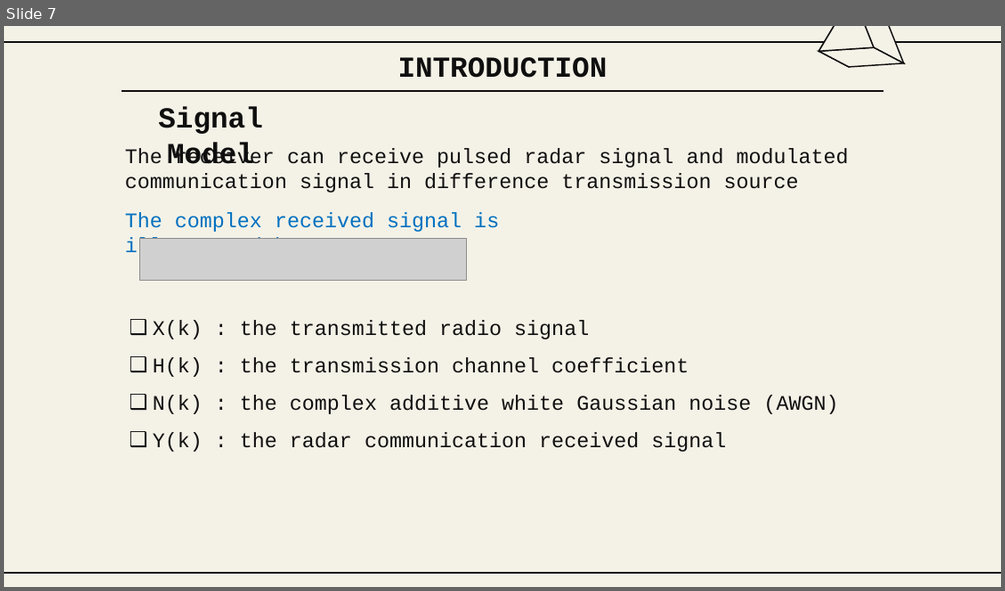
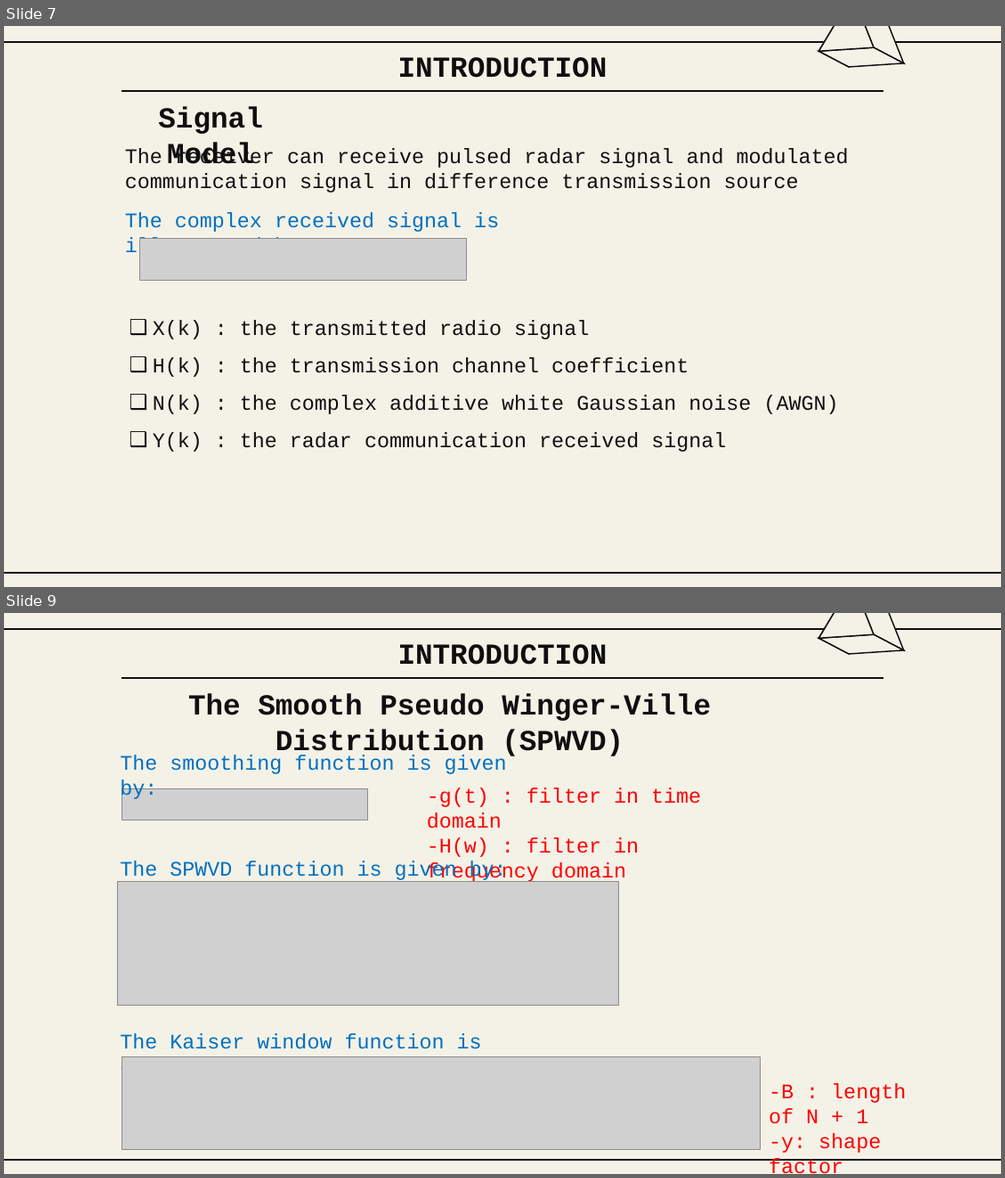
Before and after one commit to Winxkin/hcmute_master, a slide deck: semeter1/DSP/Final_HND.PPTX. Shown one above the other, each under a label of ours: slide 7 before the commit, slides 7 and 9 after it; the slides between them are not shown. The pictures are 1005x591 and 1005x1178 pixels, drawn with LibreOffice and Linux fonts; fonts in the diff are those of the drawing; grey boxes stand for pictures; background and template pictures are left out. Boxes give left, top, right and bottom in pixels: in the first picture for what was removed or moved away, otherwise in the second. Text is boxed around its words. In the diff, an @@ line names an element or a change of style, - is before the commit and + after.

```diff
--- a/semeter1/DSP/Final_HND.PPTX
+++ b/semeter1/DSP/Final_HND.PPTX
@@ slide 9 added at <box>4,613,1001,1174</box>, background #F4F2E7; not listed: 2 template elements that a slide beside it also shows @@
@@ group added at <box>819,613,905,654</box>: 4 freeform shapes @@
@@ title added at <box>398,644,607,665</box>, 28 pt, text #100F0F, bold @@
+INTRODUCTION
@@ line added from (121, 678) to (883, 678), #100F0F 1.5 pt @@
@@ text added at <box>188,694,711,758</box>, 28 pt, text #100F0F, bold @@
+The Smooth Pseudo Winger-Ville Distribution (SPWVD)
@@ text added at <box>120,755,507,801</box>, 20 pt, text #0070C0 @@
+The smoothing function is given by:
@@ picture added at <box>121,789,367,821</box> @@
@@ text added at <box>427,787,701,884</box>, 20 pt, text #FF0000 @@
+-g(t) : filter in time domain
+-H(w) : filter in frequency domain
@@ text added at <box>120,860,507,882</box>, 20 pt, text #0070C0 @@
+The SPWVD function is given by:
@@ picture added at <box>117,882,619,1005</box> @@
@@ text added at <box>120,1033,482,1079</box>, 20 pt, text #0070C0 @@
+The Kaiser window function is given by:
@@ picture added at <box>121,1057,760,1149</box> @@
@@ text added at <box>769,1083,906,1174</box>, 20 pt, text #FF0000 @@
+-B : length of N + 1
+-y: shape factor
@@ line added from (121, 1159) to (883, 1159), #100F0F 1.5 pt @@
```
Also in this commit, not shown: 2 slides changed, 16 other slides added, 2 other files.
